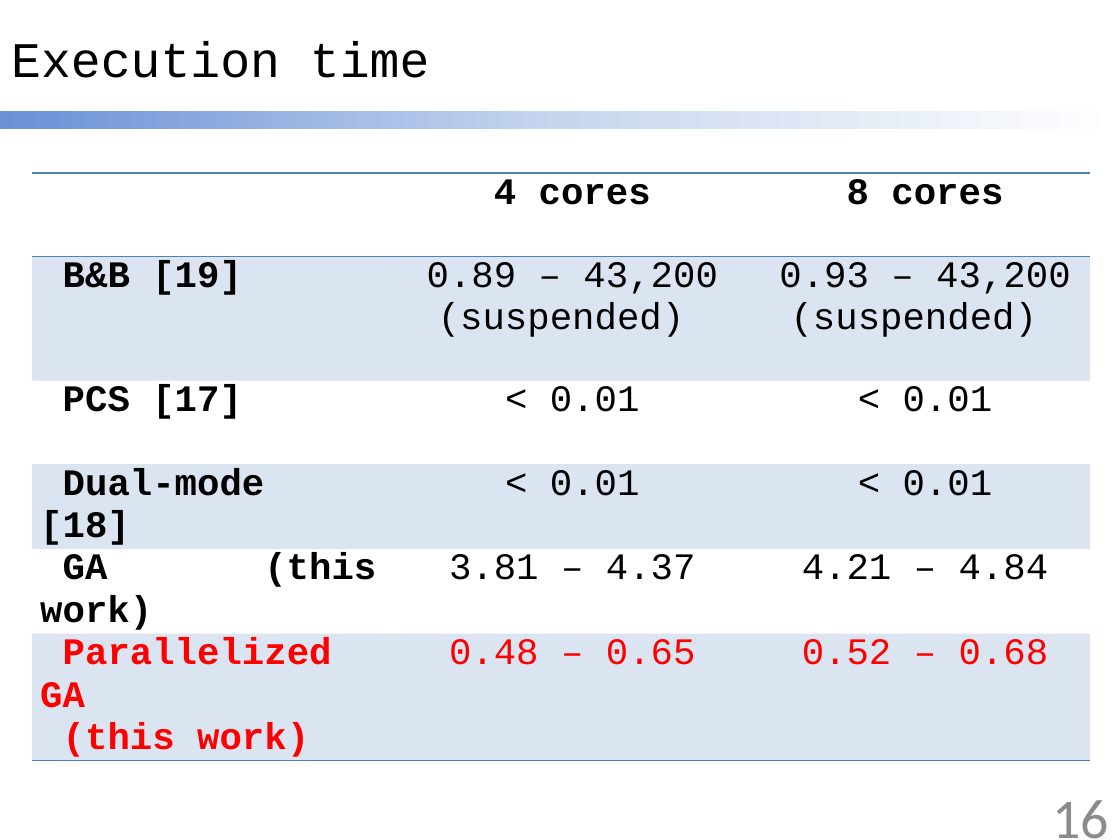
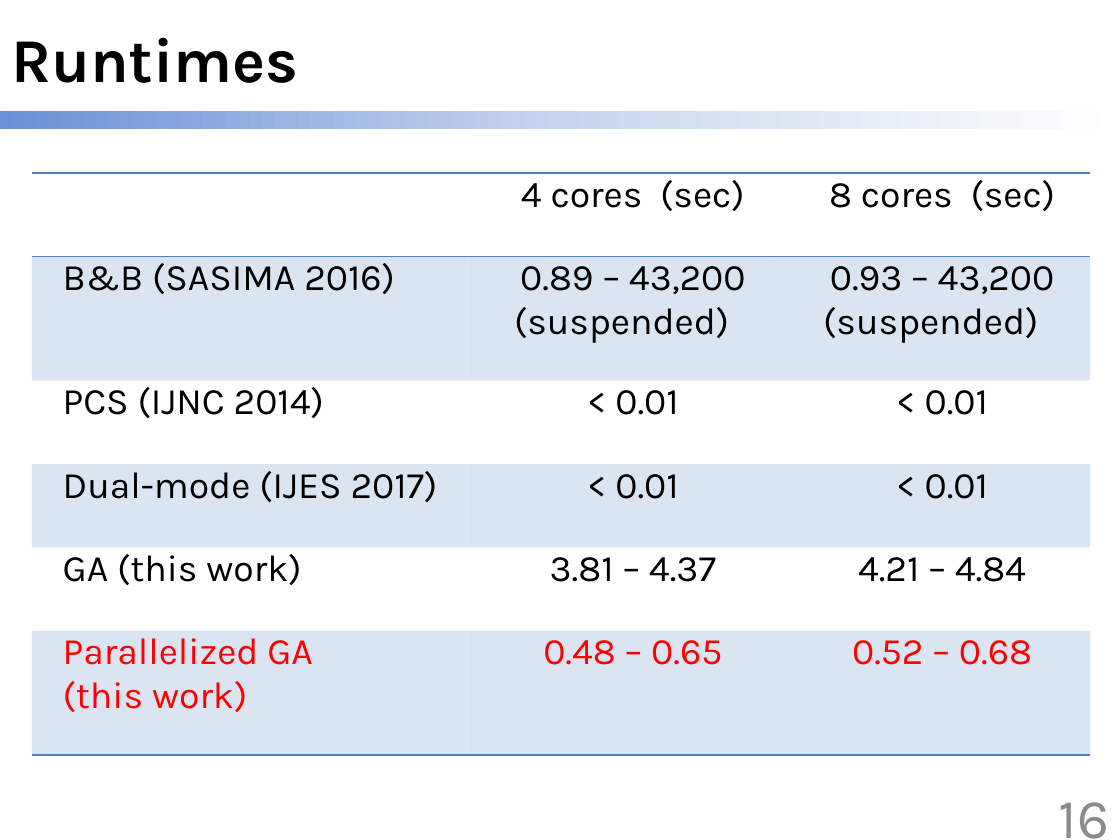
Before and after one commit to scomup/Genetic_Scheduler, a slide deck: slide 16 of ppt.pptx. Drawn at 1120x840 pixels with LibreOffice and Linux fonts; fonts in the diff are those of the drawing. Boxes give left, top, right and bottom in pixels: in the first picture for what was removed or moved away, otherwise in the second. Text is boxed around its words. In the diff, an @@ line names an element or a change of style, - is before the commit and + after.

```diff
--- a/ppt.pptx
+++ b/ppt.pptx
@@ title at box(11, 37, 298, 83): text changed; size 32 to 40 pt; font Courier New to Karla; bold on @@
-  Execution time
+  Runtimes
@@ table at box(31, 174, 1090, 756) @@
-row 1, column 2: 4 cores
+row 1, column 2: 4 cores (sec)
-row 1, column 3: 8 cores
+row 1, column 3: 8 cores (sec)
-row 2, column 1: B&B [19]
+row 2, column 1: B&B (SASIMA 2016)
-row 3, column 1: PCS [17]
+row 3, column 1: PCS (IJNC 2014)
-row 4, column 1: Dual-mode [18]
+row 4, column 1: Dual-mode (IJES 2017)
@@ font Courier New to Karla in "0.89 – 43,200 (suspended)", "0.93 – 43,200 (suspended)", "< 0.01", "< 0.01" and 9 more places @@
@@ bold off in "GA (this work)", "Parallelized GA", "(this work)" @@
@@ page number at box(1059, 802, 1110, 839): font Calibri to Karla @@
```
Also in this commit, not shown: 16 other slides changed, 1 slide removed.
